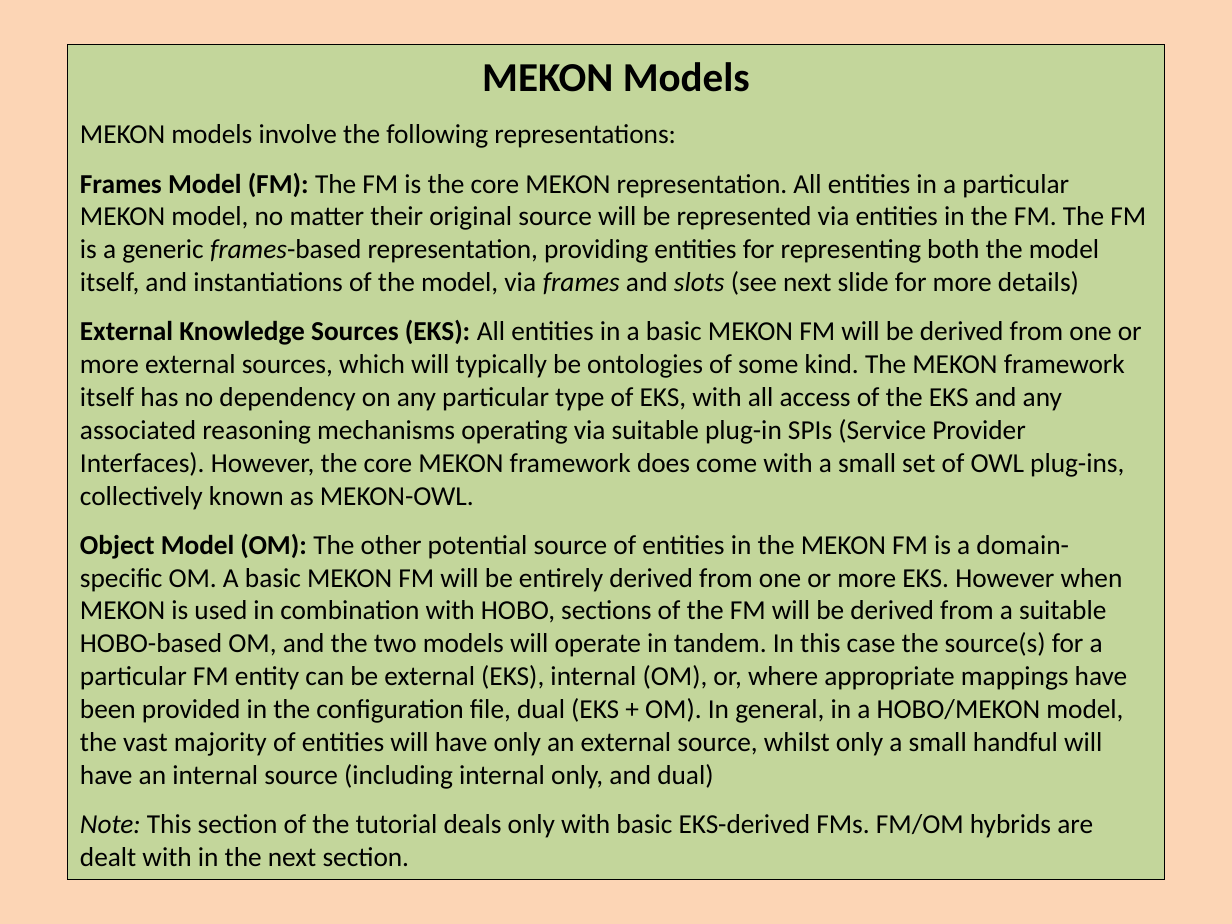
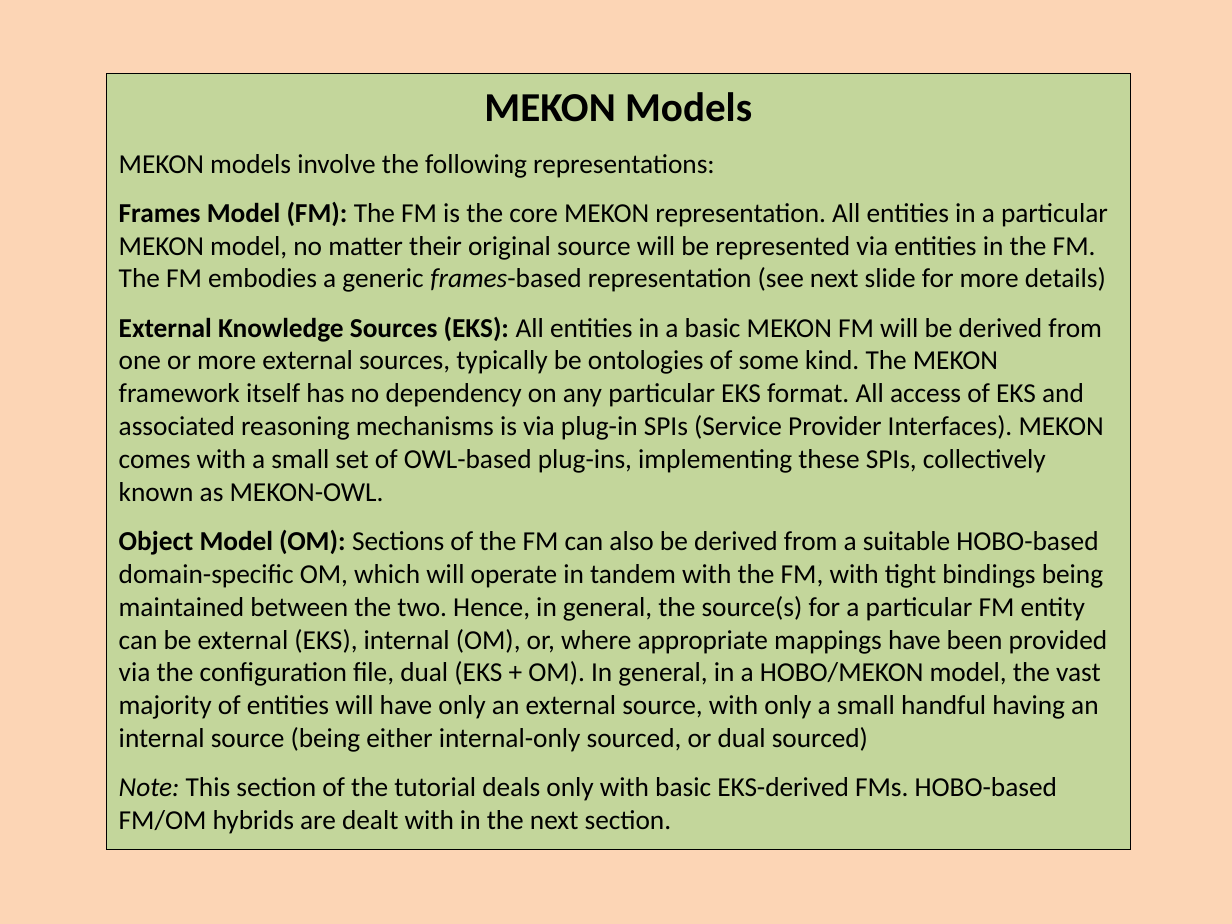
Before and after one commit to colin-puleston/mekon-hobo, a slide deck: slide 9 of docs/MEKON-HOBO Introductory Tutorial.pptx. Drawn at 1232x924 pixels with LibreOffice and Linux fonts; fonts in the diff are those of the drawing. Boxes give left, top, right and bottom in pixels: in the first picture for what was removed or moved away, otherwise in the second. Text is boxed around its words. In the diff, an @@ line names an element or a change of style, - is before the commit and + after.

```diff
--- a/docs/MEKON-HOBO Introductory Tutorial.pptx
+++ b/docs/MEKON-HOBO Introductory Tutorial.pptx
@@ rectangle "MEKON Models": place and size @@
-rectangle "MEKON Models" at bbox=[68, 44, 1164, 878]
+rectangle "MEKON Models" at bbox=[107, 74, 1131, 849]
@@ text in rectangle at bbox=[119, 202, 1108, 834]: text changed @@
-Frames Model (FM): The FM is the core MEKON representation. All entities in a particular MEKON model, no matter their original source will be represented via entities in the FM. The FM is a generic frames-based representation, providing entities for representing both the model itself, and instantiations of the model, via frames and slots (see next slide for more details)
-External Knowledge Sources (EKS): All entities in a basic MEKON FM will be derived from one or more external sources, which will typically be ontologies of some kind. The MEKON framework itself has no dependency on any particular type of EKS, with all access of the EKS and any associated reasoning mechanisms operating via suitable plug-in SPIs (Service Provider Interfaces). However, the core MEKON framework does come with a small set of OWL plug-ins, collectively known as MEKON-OWL.
-Object Model (OM): The other potential source of entities in the MEKON FM is a domain-specific OM. A basic MEKON FM will be entirely derived from one or more EKS. However when MEKON is used in combination with HOBO, sections of the FM will be derived from a suitable HOBO-based OM, and the two models will operate in tandem. In this case the source(s) for a particular FM entity can be external (EKS), internal (OM), or, where appropriate mappings have been provided in the configuration file, dual (EKS + OM). In general, in a HOBO/MEKON model, the vast majority of entities will have only an external source, whilst only a small handful will have an internal source (including internal only, and dual)
-Note: This section of the tutorial deals only with basic EKS-derived FMs. FM/OM hybrids are dealt with in the next section.
+Frames Model (FM): The FM is the core MEKON representation. All entities in a particular MEKON model, no matter their original source will be represented via entities in the FM. The FM embodies a generic frames-based representation (see next slide for more details)
+External Knowledge Sources (EKS): All entities in a basic MEKON FM will be derived from one or more external sources, typically be ontologies of some kind. The MEKON framework itself has no dependency on any particular EKS format. All access of EKS and associated reasoning mechanisms is via plug-in SPIs (Service Provider Interfaces). MEKON comes with a small set of OWL-based plug-ins, implementing these SPIs, collectively known as MEKON-OWL.
+Object Model (OM): Sections of the FM can also be derived from a suitable HOBO-based domain-specific OM, which will operate in tandem with the FM, with tight bindings being maintained between the two. Hence, in general, the source(s) for a particular FM entity can be external (EKS), internal (OM), or, where appropriate mappings have been provided via the configuration file, dual (EKS + OM). In general, in a HOBO/MEKON model, the vast majority of entities will have only an external source, with only a small handful having an internal source (being either internal-only sourced, or dual sourced)
+Note: This section of the tutorial deals only with basic EKS-derived FMs. HOBO-based FM/OM hybrids are dealt with in the next section.
```
Also in this commit, not shown: 3 other slides changed, 1 slide added, 1 slide removed.
